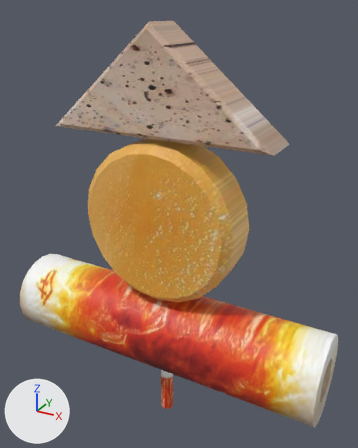
Two versions of the FBX model Assets/oden.fbx, one commit apart.
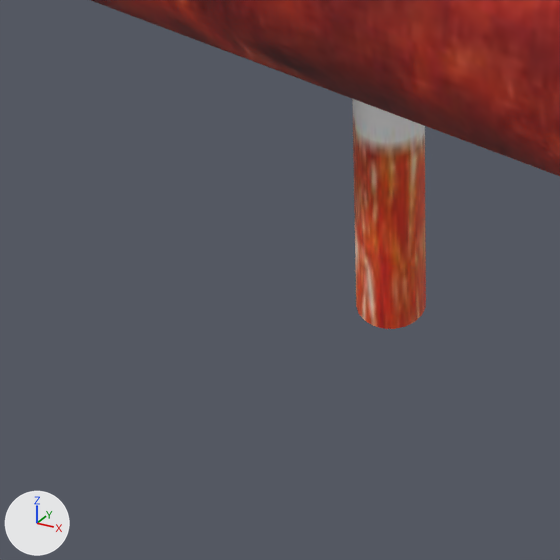
Each version is shown whole from a camera (50 mm lens) standing at (0.0282, -0.0478, 0.0395) and looking at (0.001, 0.0017, 0.0147), then close up on the part from 28% to 55% of the width and 79% to 100% of the height. The axes (+X, +Y, +Z) are drawn at lower left. The lights are the same throughout. Where no turn or scale is listed for an object, it has been applied to the vertices. Vertices at the same position are counted once.
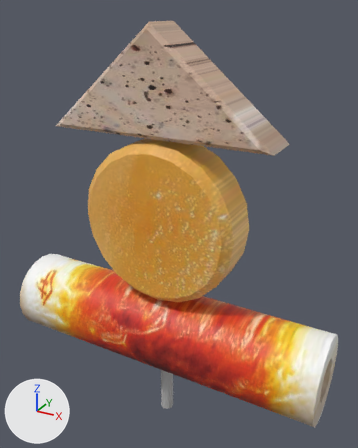
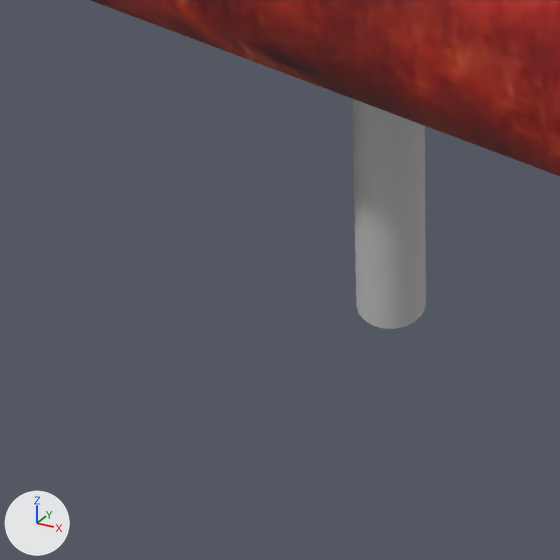
What the commit changed:
Material 'lambert1' (mat_lambert1) is new.
Its base color is (0.5, 0.5, 0.5) (grey #bcbcbc).
me_mesh has 223 vertices, 434 faces and spans x -0.0213..0.0213, y -0.0054..0.0054, z -0.0257..0.0257.
me_mesh is used by ob_pcylinder6; location (0.0, 0.0, 0.01236).
me_mesh part 1: all 60 faces centred in x -0.0008..0.0008, y -0.0008..0.0008, z -0.0257..0.0068 switch from mat_lambert3 (picture img_oden_jpg) to mat_lambert1 (grey #bcbcbc).

What differs and where, as boxes [x1, y1, x2, y2] in the close-ups (560 x 560 px):
part 1 of me_mesh, recoloured (brown to grey): [352, 99, 426, 329] in both
